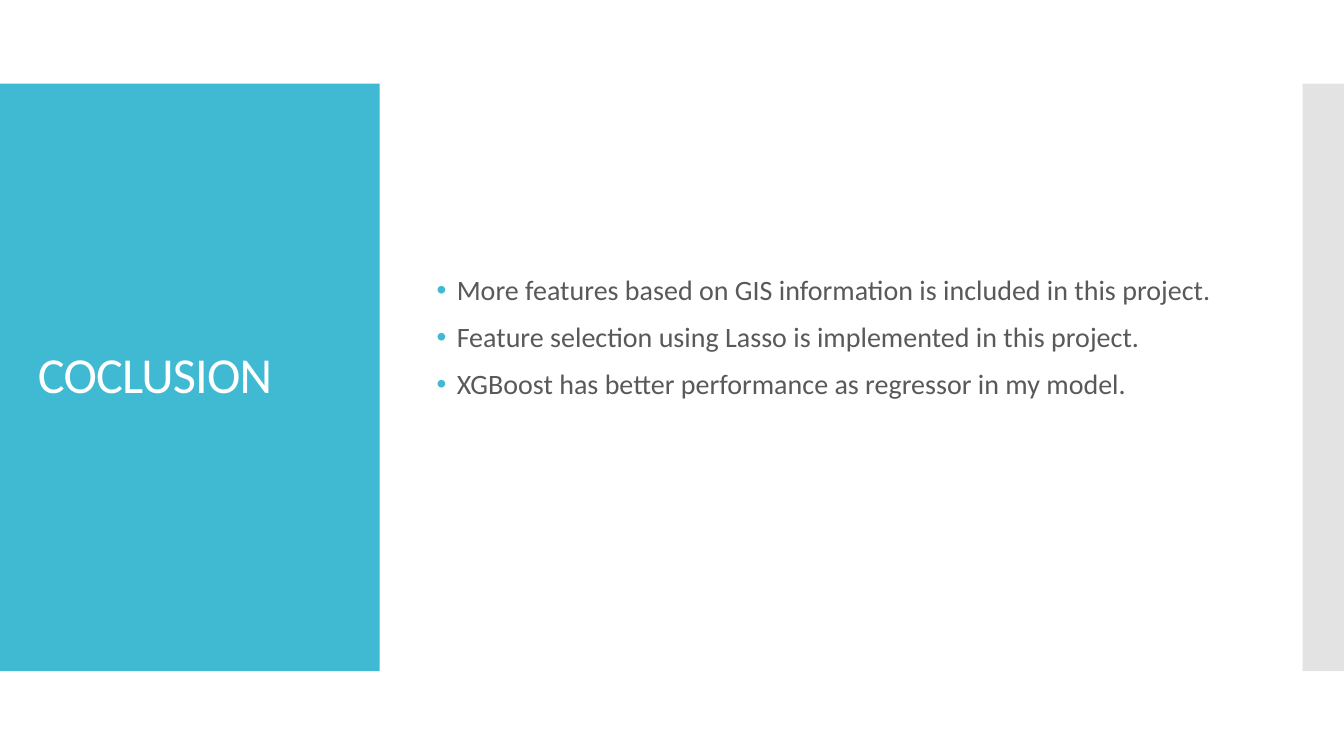
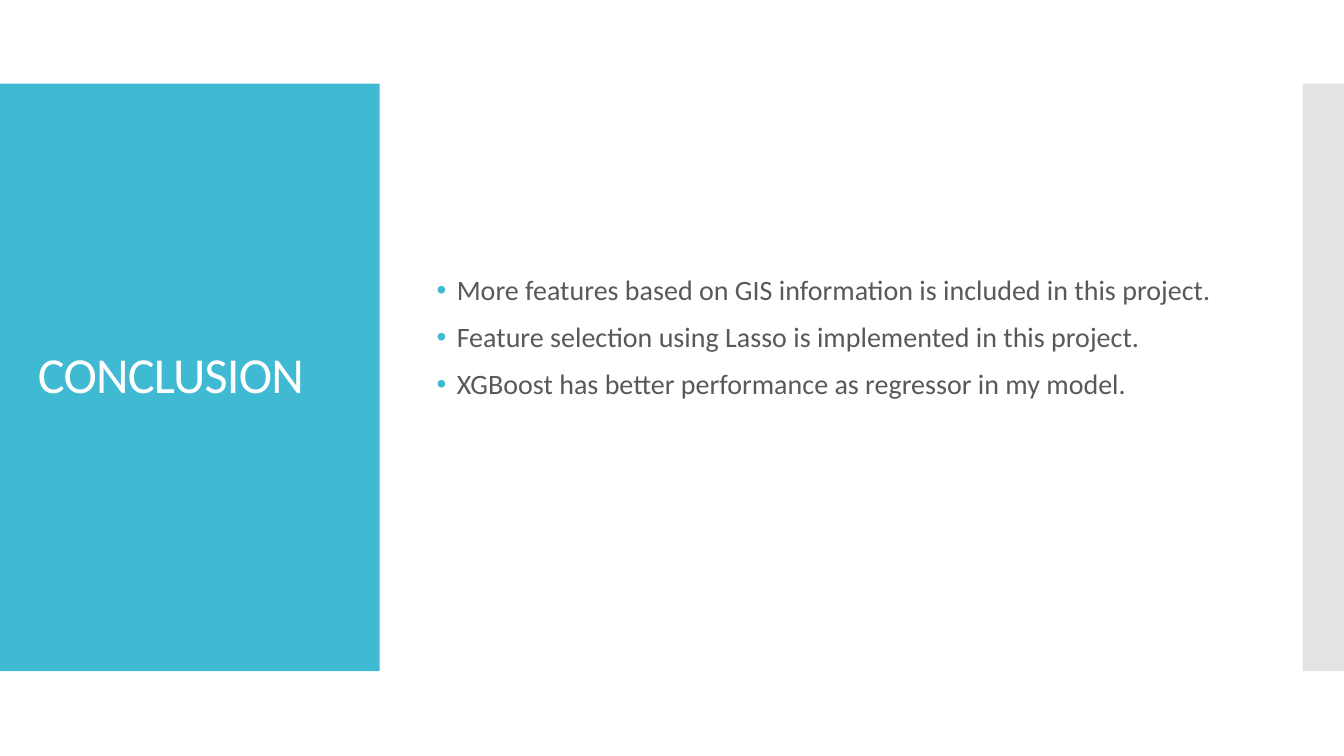
Before and after one commit to SelinainSG/Class-Project, a slide deck: slide 20 of Airbnb Price Model/Airbnb Price Model_CapStone.pptx. Drawn at 1344x756 pixels with LibreOffice and Linux fonts; fonts in the diff are those of the drawing. Boxes give left, top, right and bottom in pixels: in the first picture for what was removed or moved away, otherwise in the second. Text is boxed around its words. In the diff, an @@ line names an element or a change of style, - is before the commit and + after.

Commit message:
Update Airbnb Price Model_CapStone.pptx
update ppt

```diff
--- a/Airbnb Price Model/Airbnb Price Model_CapStone.pptx
+++ b/Airbnb Price Model/Airbnb Price Model_CapStone.pptx
@@ title at bbox=[38, 360, 304, 394]: text changed @@
-COCLUSION
+CONCLUSION
```
